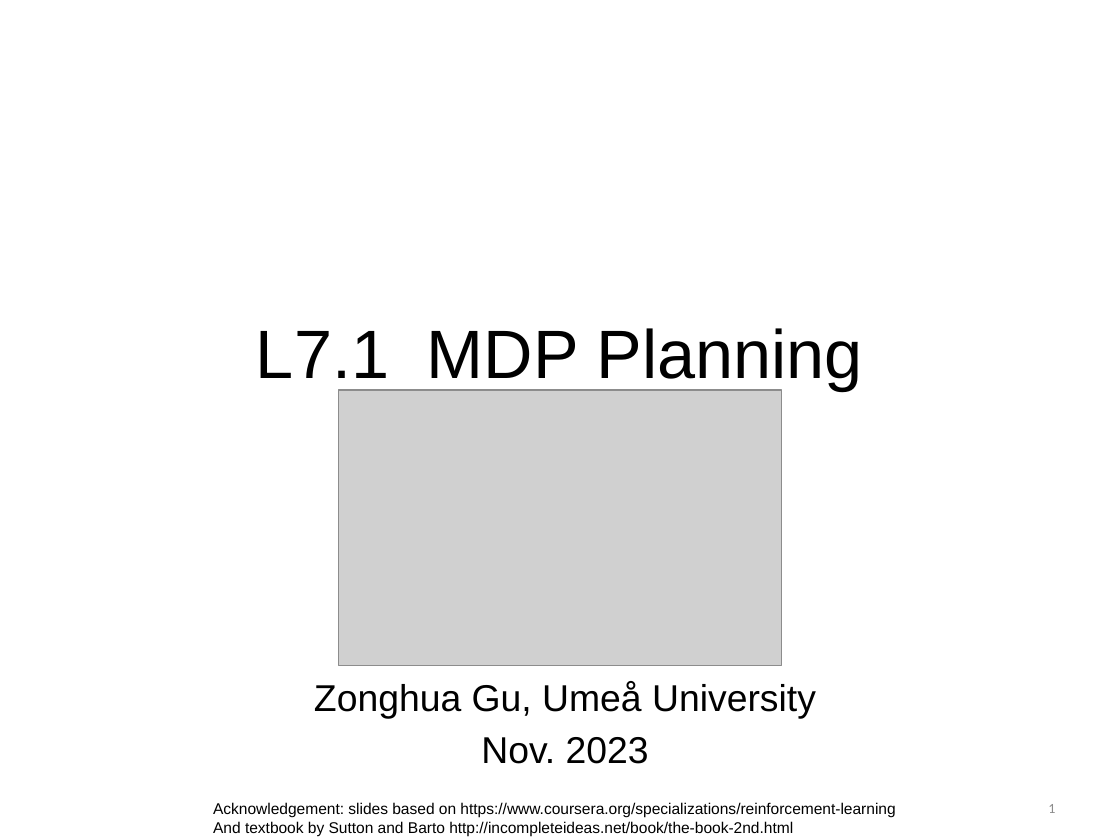
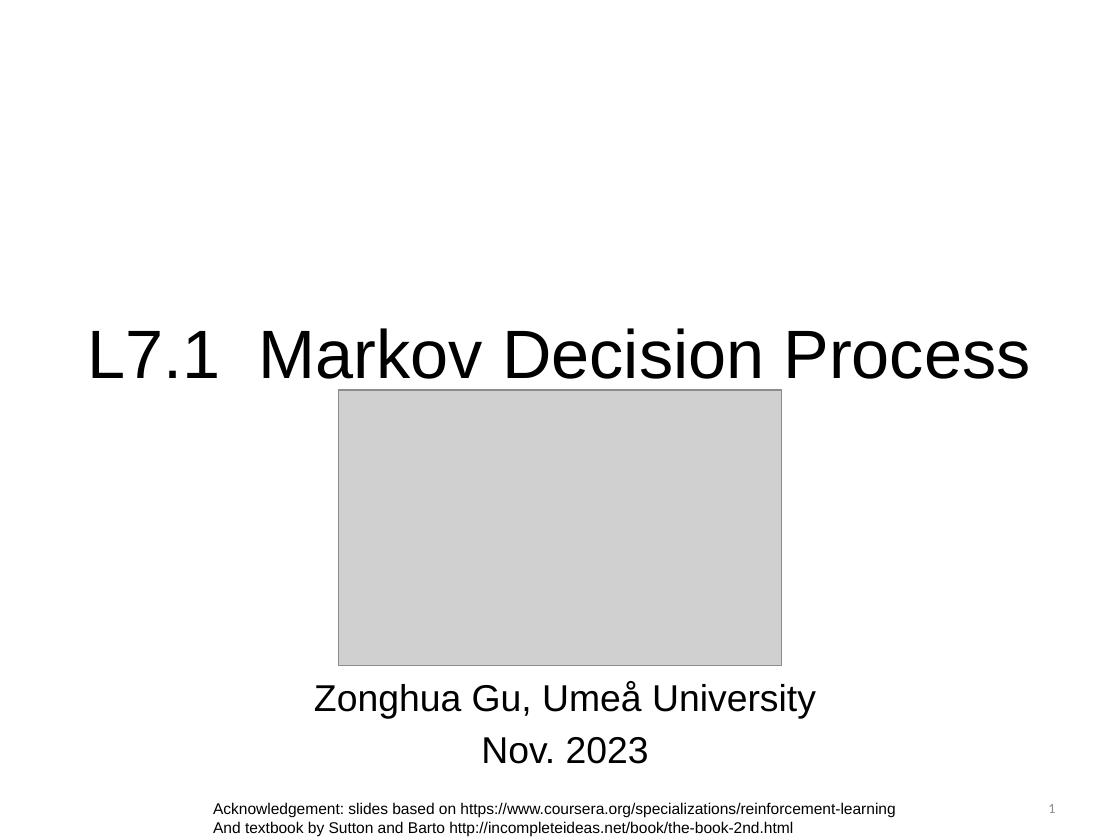
Before and after one commit to guzonghua/saav, a slide deck: slide 1 of PPTs/L7.1 Markov Decision Process.pptx. Drawn at 1120x840 pixels with LibreOffice and Linux fonts; fonts in the diff are those of the drawing; grey boxes stand for pictures. Boxes give left, top, right and bottom in pixels: in the first picture for what was removed or moved away, otherwise in the second. Text is boxed around its words. In the diff, an @@ line names an element or a change of style, - is before the commit and + after.

```diff
--- a/PPTs/L7.1 Markov Decision Process.pptx
+++ b/PPTs/L7.1 Markov Decision Process.pptx
@@ title at [88, 328, 1030, 391]: text changed @@
-L7.1 MDP Planning
+L7.1 Markov Decision Process
```
Also in this commit, not shown: 3 other slides changed, 1 slide added, 1 slide removed, 1 other file.
